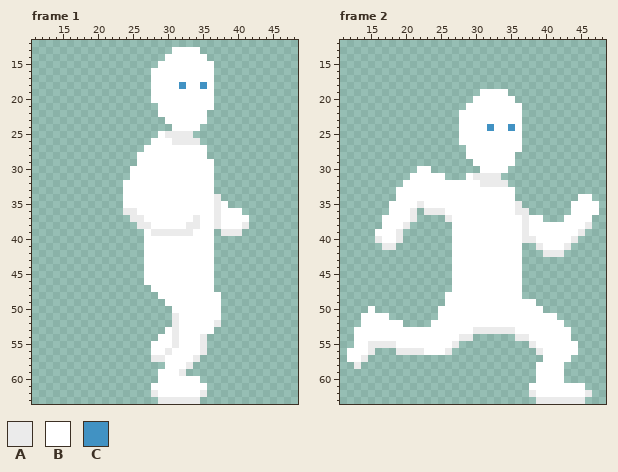
Pixel-art file: android/assets/runner.ase. Above, as it was before the edit.
64x64 pixels, 4 frames. Shown: frame 1: x 11..48, y 12..63; frame 2: x 11..48, y 12..63. The commit also changed other frames, which this record leaves out.
Palette (. is transparent): A #ebebeb  B #ffffff  C #4192c3
Once edited:
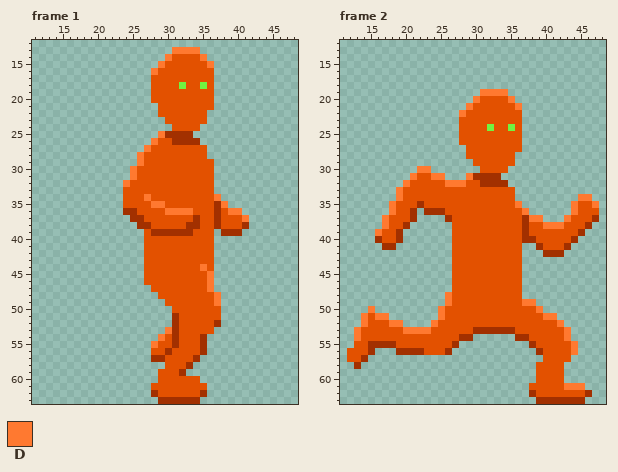
Colours new in this view: D #ff7930
What changed:
@@ palette @@
-A #ebebeb
+A #a23000
-B #ffffff
+B #e35100
-C #4192c3
+C #71f341
--- frame 1
@@ x 26..38 @@
 12 .............
-13 .....BBBB....
-14 ....BBBBBB...
-15 ...BBBBBBBB..
-16 ..BBBBBBBBB..
+13 .....DDDD....
+14 ....DBBBBD...
+15 ...DBBBBBBD..
+16 ..DBBBBBBBB..
 17 ..BBBBBBBBB..
@@ x 22..43 @@
 24 .........BBBB.........
-25 .......BAAAA..........
-26 ......BBBAAAA.........
-27 .....BBBBBBBBB........
-28 ....BBBBBBBBBB........
-29 ....BBBBBBBBBBB.......
-30 ...BBBBBBBBBBBB.......
-31 ...BBBBBBBBBBBB.......
-32 ..BBBBBBBBBBBBB.......
+25 .......DAAAA..........
+26 ......DBBAAAA.........
+27 .....DBBBBBBBB........
+28 ....DBBBBBBBBB........
+29 ....DBBBBBBBBBB.......
+30 ...DBBBBBBBBBBB.......
+31 ...DBBBBBBBBBBB.......
+32 ..DBBBBBBBBBBBB.......
 33 ..BBBBBBBBBBBBB.......
-34 ..BBBBBBBBBBBBBA......
-35 ..BBBBBBBBBBBBBAB.....
-36 ..AABBBBBBBBBBBABBB...
-37 ...AABBBBBBBABBABBBB..
+34 ..BBBDBBBBBBBBBD......
+35 ..BBBBDDBBBBBBBAD.....
+36 ..AABBBBDDDDBBBABDD...
+37 ...AABBBBBBBABBABBBD..
 38 ....AABBBBBAABBABBBA..
@@ x 33..39 @@
 43 BBBB...
-44 BBBB...
-45 BBBB...
-46 BBBB...
-47 BBBB...
-48 BBBBB..
-49 BBBBB..
+44 BBDB...
+45 BBBD...
+46 BBBD...
+47 BBBD...
+48 BBBBD..
+49 BBBBD..
 50 BBBBB..
@@ x 26..32 @@
 52 .....AB
-53 ....BAB
-54 ...BBAB
-55 ..BBBAB
+53 ....DAB
+54 ...DBAB
+55 ..DBBAB
 56 ..BBABB
--- frame 2
@@ x 26..38 @@
 18 .............
-19 .....BBBB....
-20 ....BBBBBB...
-21 ...BBBBBBBB..
-22 ..BBBBBBBBB..
+19 .....DDDD....
+20 ....DBBBBD...
+21 ...DBBBBBBD..
+22 ..DBBBBBBBB..
 23 ..BBBBBBBBB..
@@ x 11..48 @@
 29 ...................BBBBBB.............
-30 ...........BB.......BBBB..............
-31 ..........BBBBB...BAAAA...............
-32 .........BBBBBBBBBBBAAAA..............
-33 ........BBBBBBBBBBBBBBBBB.............
-34 ........BBBBBBBBBBBBBBBBB.........BB..
-35 .......BBBBABBBBBBBBBBBBBA.......BBBB.
-36 .......BBBA.AAABBBBBBBBBBAA......BBBB.
-37 ......BBBBA....ABBBBBBBBBBABB...BBBB..
-38 ......BBBA......BBBBBBBBBBABBBBBBBBA..
-39 .....BBBA.......BBBBBBBBBBABBBBBBBA...
+30 ...........DD.......BBBB..............
+31 ..........DBBDD...DAAAA...............
+32 .........DBBBBBDDDBBAAAA..............
+33 ........DBBBBBBBBBBBBBBBB.............
+34 ........DBBBBBBBBBBBBBBBB.........DD..
+35 .......DBBBABBBBBBBBBBBBBD.......DBBD.
+36 .......DBBA.AAABBBBBBBBBBBD......DBBB.
+37 ......DBBBA....ABBBBBBBBBBADD...DBBBA.
+38 ......DBBA......BBBBBBBBBBABBDDDBBBA..
+39 .....DBBA.......BBBBBBBBBBABBBBBBBA...
 40 .....ABBA.......BBBBBBBBBBAABBBBBA....
@@ x 11..48 @@
 47 ................BBBBBBBBBB............
-48 ...............BBBBBBBBBBB............
-49 ...............BBBBBBBBBBBBB..........
-50 ....B.........BBBBBBBBBBBBBBB.........
-51 ...BBBB.......BBBBBBBBBBBBBBBBB.......
-52 ...BBBBBB....BBBBBBBBBBBBBBBBBBB......
-53 ..BBBBBBBBBBBBBBBBBAAAAAABBBBBBBB.....
-54 ..BBBBBBBBBBBBBBBAA......AABBBBBB.....
-55 ..BBAAAABBBBBBBBA..........ABBBBBB....
-56 .BBBA...AAAABBBA............ABBBBB....
+48 ...............DBBBBBBBBBB............
+49 ...............DBBBBBBBBBBDD..........
+50 ....D.........DBBBBBBBBBBBBBD.........
+51 ...DBDD.......DBBBBBBBBBBBBBBDD.......
+52 ...DBBBDD....DBBBBBBBBBBBBBBBBBD......
+53 ..DBBBBBBDDDDBBBBBBAAAAAABBBBBBBD.....
+54 ..DBBBBBBBBBBBBBBAA......AABBBBBD.....
+55 ..BBAAAABBBBBBBBA..........ABBBBBD....
+56 .BBBA...AAAABBBA............ABBBBD....
 57 .BBA.........................BBBB.....
@@ x 41..47 @@
 60 BB.....
-61 BBBBB..
+61 BBDDD..
 62 BBBBBA.
Where, in picture pixels (left, top, right, bottom), the same in both pictures:
changed: (123, 47, 249, 404)
changed: (347, 89, 599, 404)
